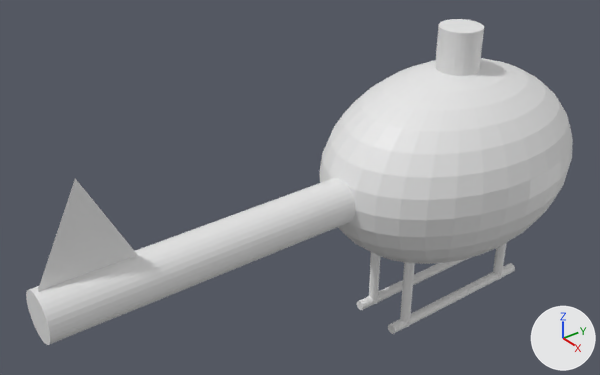
Two versions of the Blender file res/models/Helicopter.blend, one commit apart.
Camera for both pictures: a 50 mm camera at (4.96, -5.56, 3.71) aimed at (-0.3, -1.6, 0.08). Arrows for +X, +Y and +Z are at lower right; the lights stay in place.
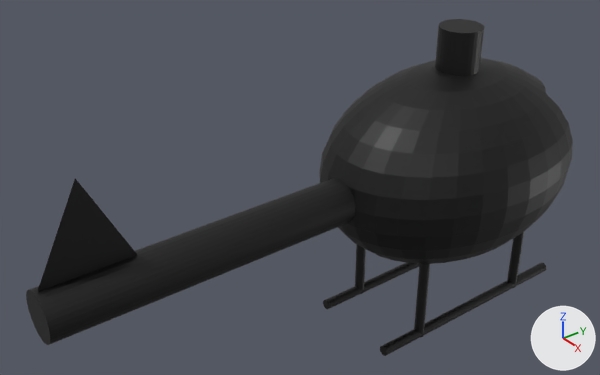
The change, as a diff of the scene's bpy script:
```diff
--- a/res/models/Helicopter.blend.py
+++ b/res/models/Helicopter.blend.py
@@ me_sphere @@
 # used by ob_sphere; location = (0.0, 0.0, 0.0); scale = (1.0, 1.41, 0.963)
-me_sphere.from_pydata(...)  # 482 vertices, 512 faces; spans x -1.0..1.0, y -1.0..1.0, z -1.0..1.0
+me_sphere.from_pydata(...)  # 454 vertices, 473 faces; spans x -1.0..1.0, y -1.0..0.98, z -1.0..1.0
+# me_sphere part 1
+# 28 vertices are removed from x -0.56..0.56, y 0.69..1.0, z 0.0..0.56
+# 40 faces are deleted
+# me_sphere part 2: 472 faces spanning x -1.0..1.0, y -1.0..0.98, z -1.0..1.0 switch from no material to mat_material (picture img_metal)
@@ me_cylinder_001 @@
 me_cylinder_001.from_pydata(...)  # 64 vertices, 34 faces; spans x -1.0..1.0, y -1.0..1.0, z -1.0..1.0
+me_cylinder_001.materials.append(mat_material)  # picture img_metal
@@ me_cylinder_002 @@
 me_cylinder_002.from_pydata(...)  # 64 vertices, 34 faces; spans x -1.0..1.0, y -1.0..1.0, z -1.0..1.0
+me_cylinder_002.materials.append(mat_material)  # picture img_metal
@@ me_cylinder_003 @@
 me_cylinder_003.from_pydata(...)  # 64 vertices, 34 faces; spans x -1.0..1.0, y -1.0..1.0, z -1.0..1.0
+me_cylinder_003.materials.append(mat_material)  # picture img_metal
@@ me_cylinder_004 @@
 me_cylinder_004.from_pydata(...)  # 64 vertices, 34 faces; spans x -1.0..1.0, y -1.0..1.0, z -1.0..1.0
+me_cylinder_004.materials.append(mat_material)  # picture img_metal
@@ me_cylinder_005 @@
 me_cylinder_005.from_pydata(...)  # 64 vertices, 34 faces; spans x -1.0..1.0, y -1.0..1.0, z -1.0..1.0
+me_cylinder_005.materials.append(mat_material)  # picture img_metal
@@ me_cylinder_006 @@
 me_cylinder_006.from_pydata(...)  # 64 vertices, 34 faces; spans x -1.0..1.0, y -1.0..1.0, z -1.0..1.0
+me_cylinder_006.materials.append(mat_material)  # picture img_metal
@@ me_cylinder_007 @@
 me_cylinder_007.from_pydata(...)  # 64 vertices, 34 faces; spans x -1.0..1.0, y -1.0..1.0, z -1.66..1.0
+me_cylinder_007.materials.append(mat_material)  # picture img_metal
@@ me_plane @@
 me_plane.from_pydata(...)  # 3 vertices, 1 face; spans x -1.0..1.0, y -1.0..1.0, z 0.0
+me_plane.materials.append(mat_material)  # picture img_metal
@@ ob_cylinder_001 @@
 ob_cylinder_001 = bpy.data.objects.new('Cylinder.001', me_cylinder_001)
-ob_cylinder_001.location = (-0.24, -0.685, -1.114)
+ob_cylinder_001.location = (-0.463, -0.685, -1.114)
 ob_cylinder_001.scale = (0.05, 0.05, 0.45)
@@ ob_cylinder_002 @@
 ob_cylinder_002 = bpy.data.objects.new('Cylinder.002', me_cylinder_002)
-ob_cylinder_002.location = (0.243, -0.685, -1.114)
+ob_cylinder_002.location = (0.443, -0.685, -1.114)
 ob_cylinder_002.scale = (0.05, 0.05, 0.45)
@@ ob_cylinder_003 @@
 ob_cylinder_003 = bpy.data.objects.new('Cylinder.003', me_cylinder_003)
-ob_cylinder_003.location = (0.243, 0.695, -1.114)
+ob_cylinder_003.location = (0.443, 0.695, -1.114)
 ob_cylinder_003.scale = (0.05, 0.05, 0.45)
@@ ob_cylinder_004 @@
 ob_cylinder_004 = bpy.data.objects.new('Cylinder.004', me_cylinder_004)
-ob_cylinder_004.location = (0.243, 0.029, -1.536)
+ob_cylinder_004.location = (0.443, 0.029, -1.536)
 ob_cylinder_004.rotation_euler = (1.571, 0.0, 0.0)  # degrees (90, 0, 0)
-ob_cylinder_004.scale = (0.05, 0.05, 0.9)
+ob_cylinder_004.scale = (0.05, 0.05, 1.19)
@@ ob_cylinder_005 @@
 ob_cylinder_005 = bpy.data.objects.new('Cylinder.005', me_cylinder_005)
-ob_cylinder_005.location = (-0.239, 0.029, -1.536)
+ob_cylinder_005.location = (-0.462, 0.029, -1.536)
 ob_cylinder_005.rotation_euler = (1.571, 0.0, 0.0)  # degrees (90, 0, 0)
-ob_cylinder_005.scale = (0.05, 0.05, 0.9)
+ob_cylinder_005.scale = (0.05, 0.05, 1.17)
```

Where the change shows, as pixel boxes [x1, y1, x2, y2] in the pictures (600 x 375 px):
'Cylinder.007', recoloured (white to black): [26, 178, 355, 345] in both
'Plane', recoloured (grey to black): [37, 178, 137, 292] in both
'Cylinder.004', recoloured, moved, rescaled (30% wider, 31% taller): before [388, 263, 515, 334]; after [380, 263, 546, 356]
'Cylinder.006', recoloured (grey to black): [435, 19, 484, 76] in both
'Cylinder.005', recoloured, moved, rescaled: before [357, 259, 466, 310]; after [323, 263, 420, 309]
'Cylinder.002', recoloured, moved: before [400, 262, 415, 327]; after [414, 264, 430, 338]
'Cylinder.001', recoloured, moved: before [369, 252, 380, 304]; after [355, 244, 366, 294]
'Cylinder.003', recoloured, moved: before [493, 242, 507, 280]; after [507, 232, 524, 288]
part 1 of me_sphere, deleted: before [541, 81, 572, 135]
part 2 of me_sphere, recoloured (white to black): [319, 58, 573, 264] in both
